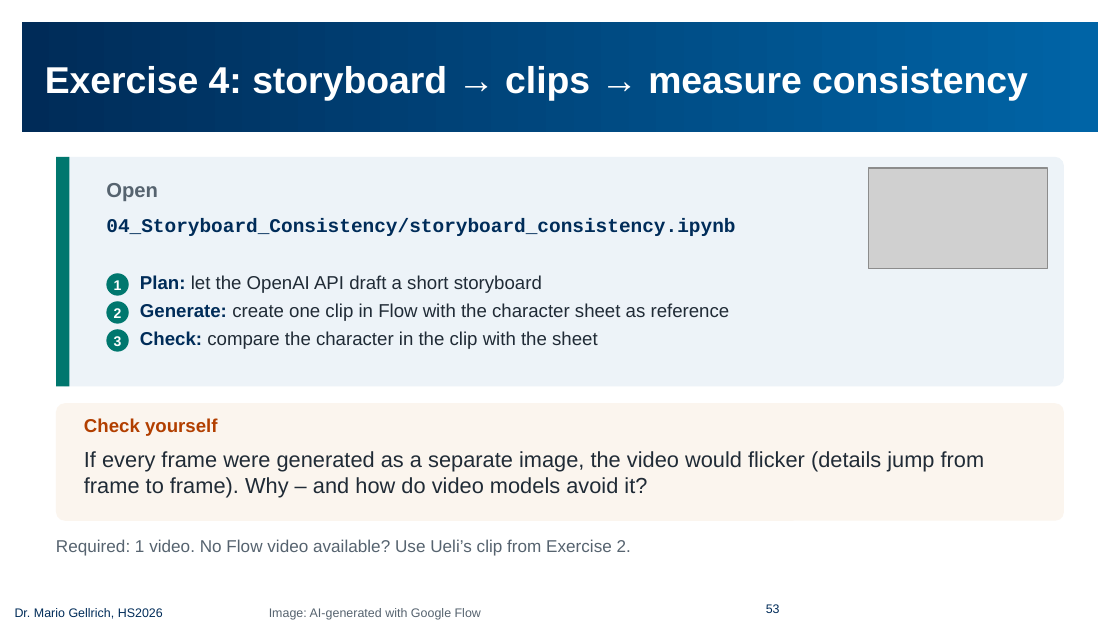
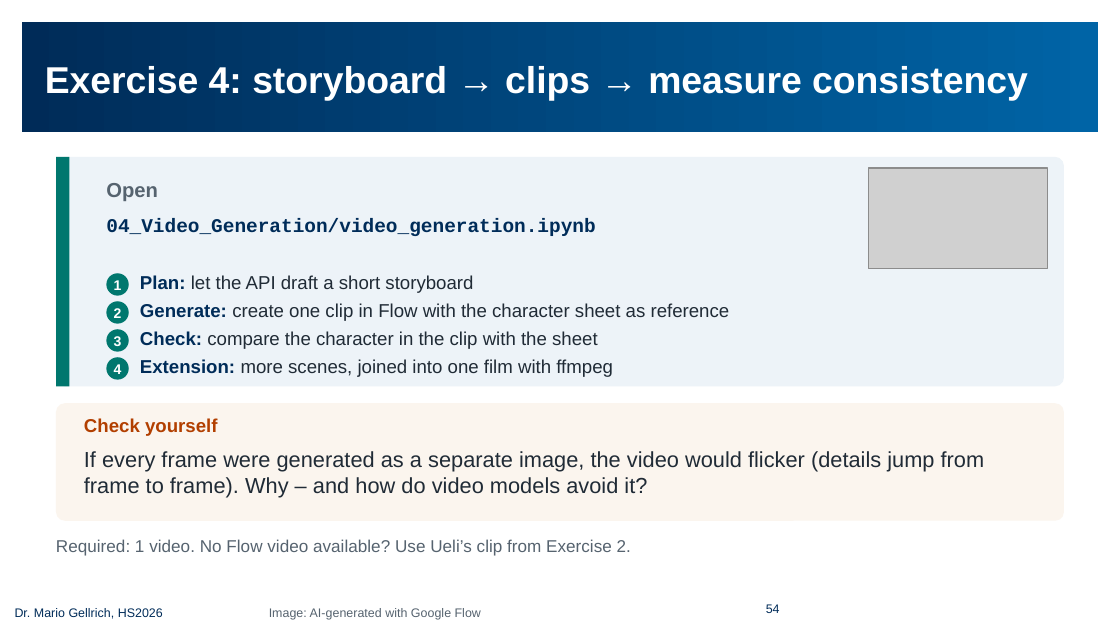
Before and after one commit to mario-gellrich-zhaw/multimodal_extraction_generation, a slide deck: slide 54 of slides/Slides_MSC_Data_Science_Week_13_EN_barrierefrei.pptx (slide 53 before the commit). Drawn at 1120x630 pixels with LibreOffice and Linux fonts; fonts in the diff are those of the drawing; grey boxes stand for pictures; background and template pictures are left out. Boxes give left, top, right and bottom in pixels: in the first picture for what was removed or moved away, otherwise in the second. Text is boxed around its words. In the diff, an @@ line names an element or a change of style, - is before the commit and + after.

```diff
--- a/slides/Slides_MSC_Data_Science_Week_13_EN_barrierefrei.pptx
+++ b/slides/Slides_MSC_Data_Science_Week_13_EN_barrierefrei.pptx
@@ text at [106,218,595,236]: text changed @@
-04_Storyboard_Consistency/storyboard_consistency.ipynb
+04_Video_Generation/video_generation.ipynb
@@ text at [140,275,473,293]: text changed @@
-Plan: let the OpenAI API draft a short storyboard
+Plan: let the API draft a short storyboard
@@ ellipse added at [106,357,129,380], fill #00776E, 9 pt, text #FFFFFF, bold @@
+4
@@ text added at [140,359,613,377], 12 pt, text #202B36 @@
+Extension: more scenes, joined into one film with ffmpeg
@@ text at [766,604,780,613]: text changed @@
-53
+54
```
Also in this commit, not shown: 56 other slides changed, 1 slide added, 11 other files.
